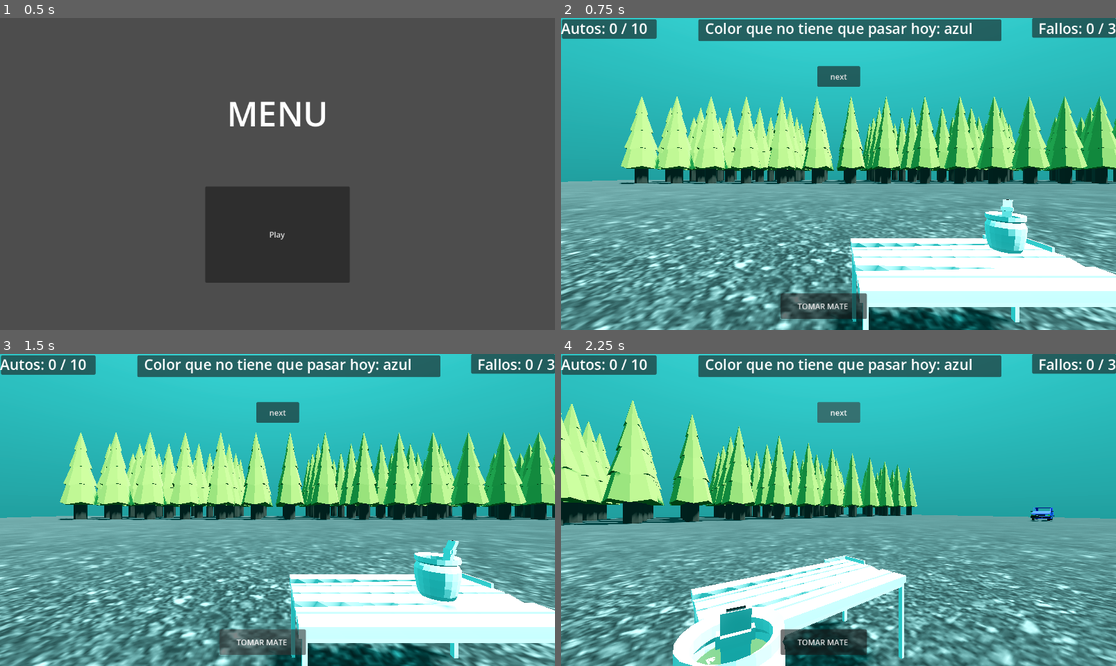
Above: before the commit, frames 1-4 (two rows, left to right).
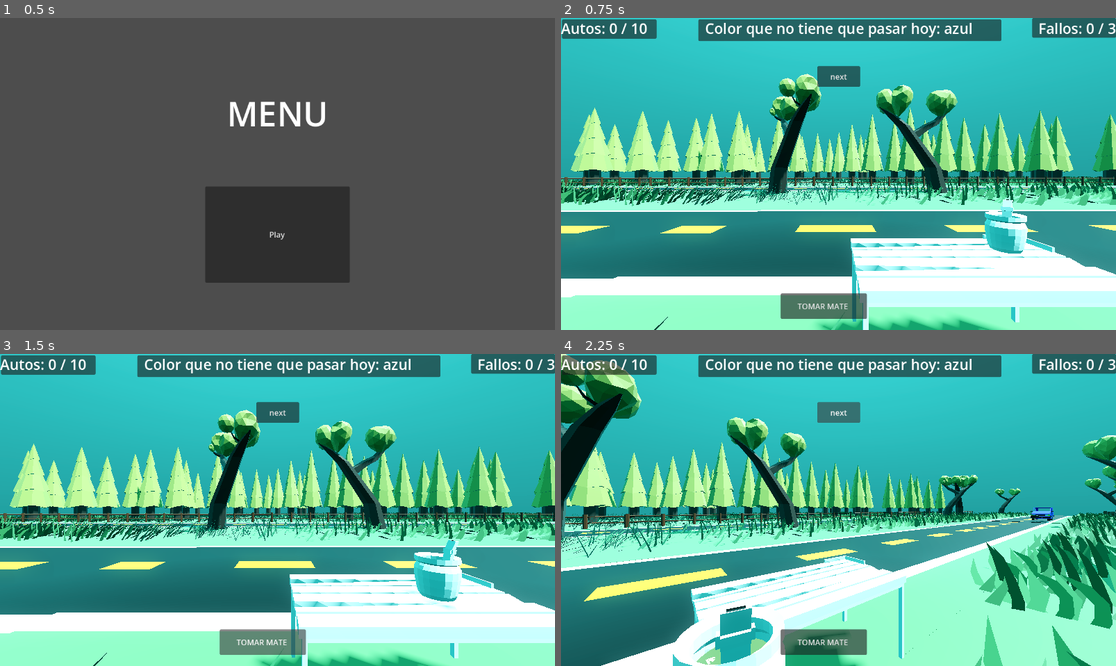
Above: after the commit, the same moments.

Repository: Fosforitoquemado/Proyecto_para_un_cafe
Game: Godot game, scene res://scenes/menu.tscn
Two runs of this game, one before a commit and one after it. Both use one fixed random seed, a clock stepped at 60 frames per second and the inputs below.
Inputs:
- Up to frame 1 (0.5 s): no input
- Up to frame 2 (0.75 s): click "Play" at 0.5 s
- Up to frame 3 (1.5 s): click "TOMAR MATE" at 1.25 s
- Up to frame 4 (2.25 s): click "next" at 2 s

Frame 1 is identical in both runs. In frame 2, 54% of the frame differs, in the area x 0-100%, y 17-100%; in frame 3, 54%; in frame 4, 54%, in the area x 0-100%, y 0-100%.

Commit message:
actualizacion entorno
meti lo que estuve haciendo, pero en la parte de los nodos no quedó tan ordenado, si pudieran hacer eso se los agradeceria una bandaaaa anasheeee

Diff:
--- a/scenes/main.tscn
+++ b/scenes/main.tscn
@@ -1,11 +1,11 @@
 [gd_scene format=3 uid="uid://w58qkim583q6"]
 
 [ext_resource type="PackedScene" uid="uid://3um1kb0drhgb" path="res://scenes/hud.tscn" id="3_sugp2"]
-[ext_resource type="PackedScene" uid="uid://byhdl3rlhdvtu" path="res://modelos/road.glb" id="4_jyhfs"]
 [ext_resource type="PackedScene" uid="uid://bu6o1wlt1ruxg" path="res://scenes/piso.tscn" id="4_tbgi4"]
+[ext_resource type="PackedScene" uid="uid://dworu2tixvs7i" path="res://modelos/escenario/planobuenoarboleda.glb" id="6_o6xl0"]
 [ext_resource type="PackedScene" uid="uid://1txyqroo3yhe" path="res://scenes/mate.tscn" id="6_tefeu"]
 [ext_resource type="PackedScene" uid="uid://b6ubgu7blhqh5" path="res://modelos/mesa/mesa precaria(con coso).glb" id="7_85g3d"]
-[ext_resource type="PackedScene" uid="uid://c745ge57dblwo" path="res://scenes/arbol_pino.tscn" id="8_tipki"]
+[ext_resource type="PackedScene" uid="uid://d1u8at6bl32cm" path="res://modelos/escenario/plano.glb" id="7_o6xl0"]
 
 [sub_resource type="Gradient" id="Gradient_tefeu"]
 colors = PackedColorArray(0, 0, 0, 1, 0.25882354, 1, 1, 1)
@@ -39,9 +39,6 @@
 unique_name_in_owner = true
 transform = Transform3D(-4.371139e-08, 0, 1, 0, 1, 0, -1, 0, -4.371139e-08, 1.8020438, 0.7, 1.4984684)
 
-[node name="road" parent="." unique_id=1349534051 instance=ExtResource("4_jyhfs")]
-transform = Transform3D(0.1, 0, 0, 0, 0.1, 0, 0, 0, 0.1, 0, 0, 0)
-
 [node name="Control" parent="." unique_id=1466224900 instance=ExtResource("3_sugp2")]
 
 [node name="Node3D" parent="." unique_id=1795013420 instance=ExtResource("4_tbgi4")]
@@ -49,8 +46,20 @@
 [node name="mesa precaria(con coso)" parent="." unique_id=755773858 instance=ExtResource("7_85g3d")]
 transform = Transform3D(0.2, 0, 0, 0, 0.2, 0, 0, 0, 0.2, 1.0420616, -0.13102007, 1.0414578)
 
-[node name="pinos" parent="." unique_id=160014855 instance=ExtResource("8_tipki")]
-transform = Transform3D(1, 0, 0, 0, 1, 0, 0, 0, 1, -13.422178, 3.8827205, -23.270905)
-
 [node name="MATE" parent="." unique_id=2130085467 instance=ExtResource("6_tefeu")]
 transform = Transform3D(1, 0, 0, 0, 1, 0, 0, 0, 1, 1.0173966, 0.4947455, 0.81982994)
+
+[node name="planobuenoarboleda" parent="." unique_id=133455462 instance=ExtResource("6_o6xl0")]
+transform = Transform3D(1.5, 0, 0, 0, 1.5, 0, 0, 0, 1.5, -19.222328, -0.0532521, 1.2842426)
+
+[node name="planobuenoarboleda2" parent="." unique_id=995026154 instance=ExtResource("6_o6xl0")]
+transform = Transform3D(1.5, 0, 0, 0, 1.5, 0, 0, 0, 1.5, -19.31023, -0.014706492, -22.058897)
+
+[node name="plano" parent="." unique_id=1831230011 instance=ExtResource("7_o6xl0")]
+transform = Transform3D(1.5, 0, 0, 0, 1.5, 0, 0, 0, 1.5, -11.507542, -0.0468632, -13.612932)
+
+[node name="plano2" parent="." unique_id=2103682971 instance=ExtResource("7_o6xl0")]
+transform = Transform3D(1.5, 0, 0, 0, 1.5, 0, 0, 0, 1.5, -11.513261, -0.061935544, 8.700431)
+
+[node name="plano3" parent="." unique_id=1901412602 instance=ExtResource("7_o6xl0")]
+transform = Transform3D(1.5, 0, 0, 0, 1.5, 0, 0, 0, 1.5, -11.5124855, -0.027750611, -32.385853)
Binary file added: modelos/escenario/plano.glb
Not shown, added: modelos/escenario/plano.glb.import
Binary file added: modelos/escenario/planobuenoarboleda.glb
Not shown, added: modelos/escenario/planobuenoarboleda.glb.import
